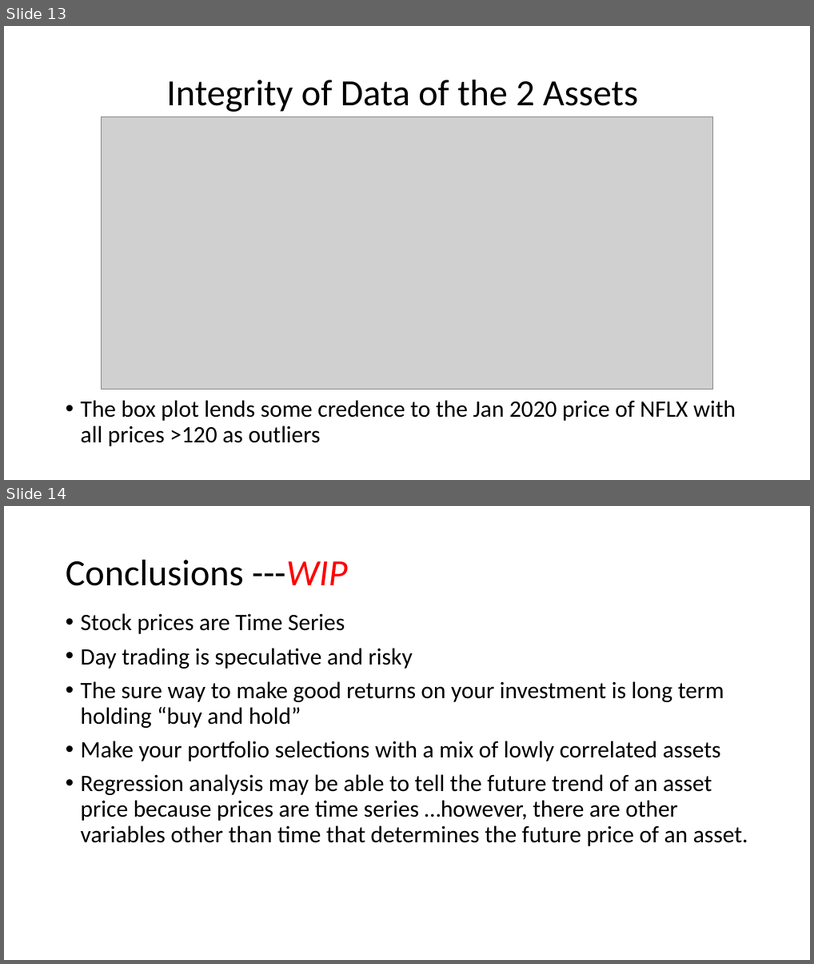
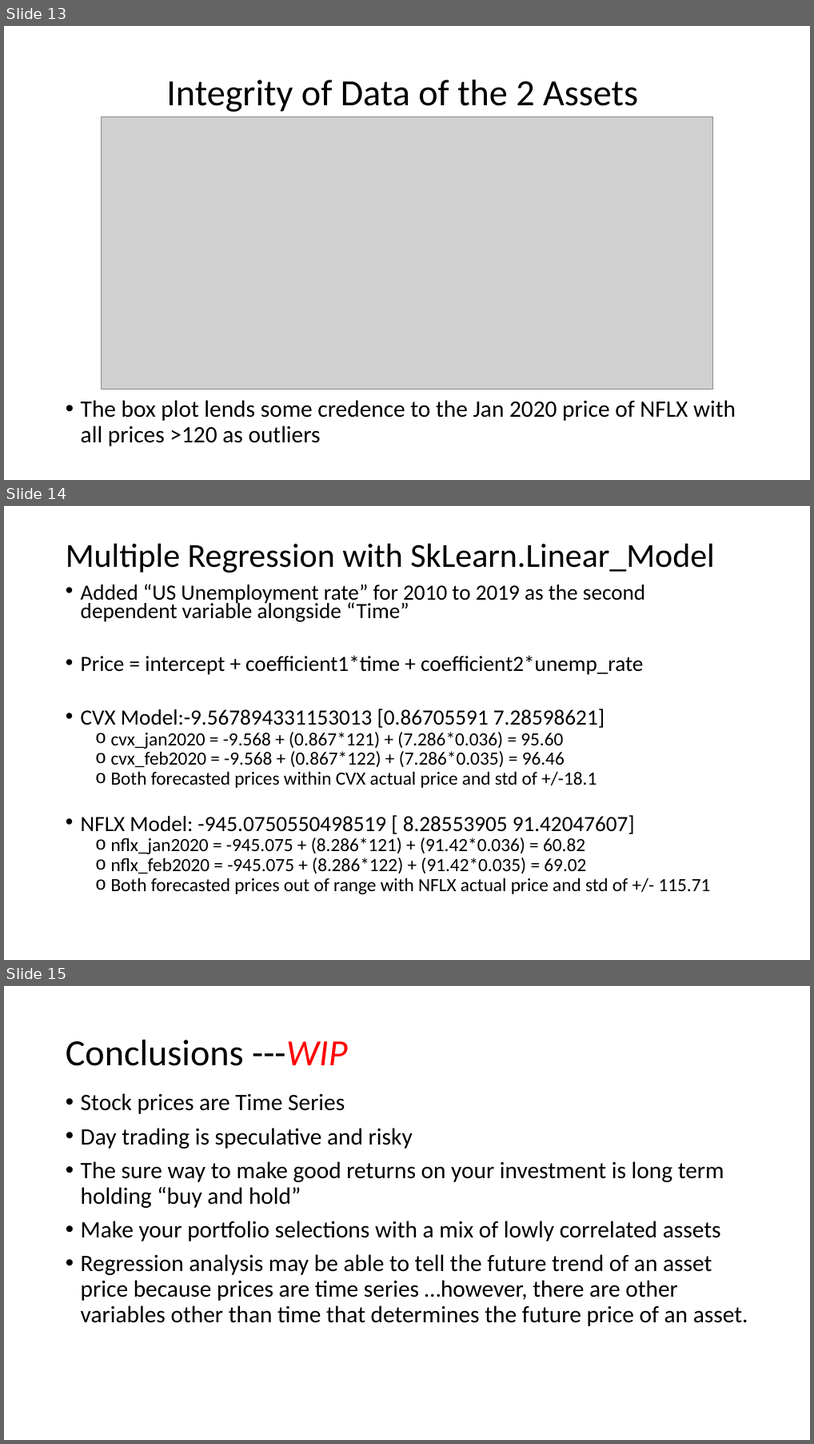
Before and after one commit to claybeaver/Group9_Project1, a slide deck: Final_Presentation.pptx. Shown one above the other, each under a label of ours: slides 13 and 14 before the commit, slides 13, 14 and 15 after it. The pictures are 814x964 and 814x1444 pixels, drawn with LibreOffice and Linux fonts; fonts in the diff are those of the drawing; grey boxes stand for pictures. Boxes give left, top, right and bottom in pixels: in the first picture for what was removed or moved away, otherwise in the second. Text is boxed around its words. In the diff, an @@ line names an element or a change of style, - is before the commit and + after.

Commit message:
added a new slide for multiple regression

```diff
--- a/Final_Presentation.pptx
+++ b/Final_Presentation.pptx
@@ slide 14 added at <box>4,506,810,960</box>, background #FFFFFF @@
@@ title added at <box>66,544,714,573</box>, 40 pt, text #000000 @@
+Multiple Regression with SkLearn.Linear_Model
@@ text added at <box>81,584,711,894</box>, 22.2 pt, text #000000 @@
+• Added “US Unemployment rate” for 2010 to 2019 as the second dependent variable alongside “Time”
+• Price = intercept + coefficient1*time + coefficient2*unemp_rate
+• CVX Model:-9.567894331153013 [0.86705591 7.28598621]
+  o cvx_jan2020 = -9.568 + (0.867*121) + (7.286*0.036) = 95.60
+  o cvx_feb2020 = -9.568 + (0.867*122) + (7.286*0.035) = 96.46
+  o Both forecasted prices within CVX actual price and std of +/-18.1
+• NFLX Model: -945.0750550498519 [ 8.28553905 91.42047607]
+  o nflx_jan2020 = -945.075 + (8.286*121) + (91.42*0.036) = 60.82
+  o nflx_feb2020 = -945.075 + (8.286*122) + (91.42*0.035) = 69.02
+  o Both forecasted prices out of range with NFLX actual price and std of +/- 115.71
@@ what was slide 14 is now slide 15 @@
```
